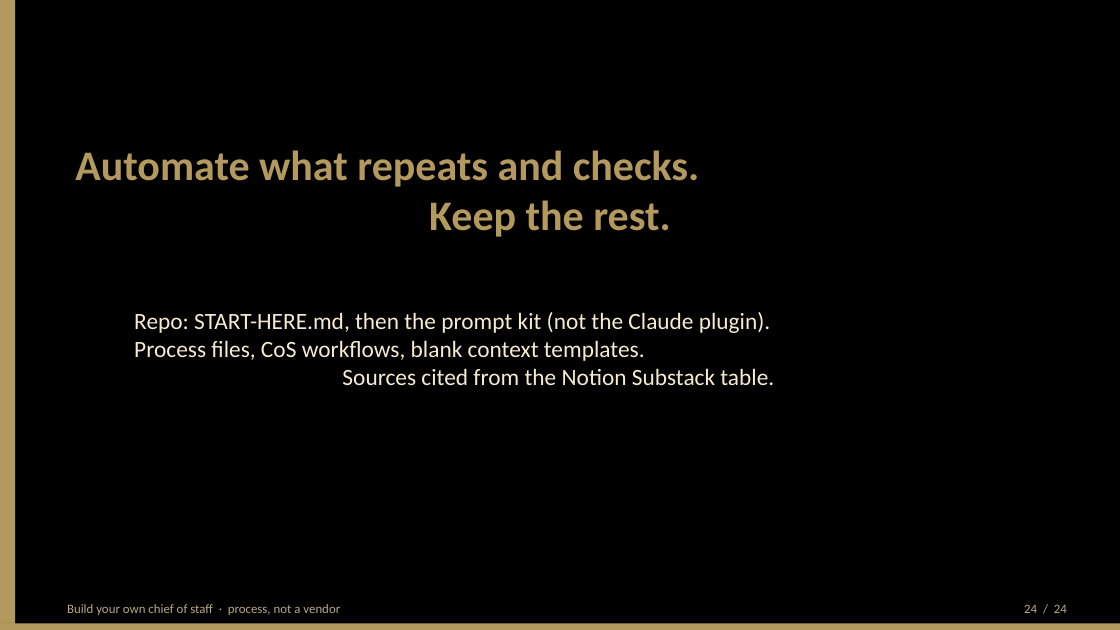
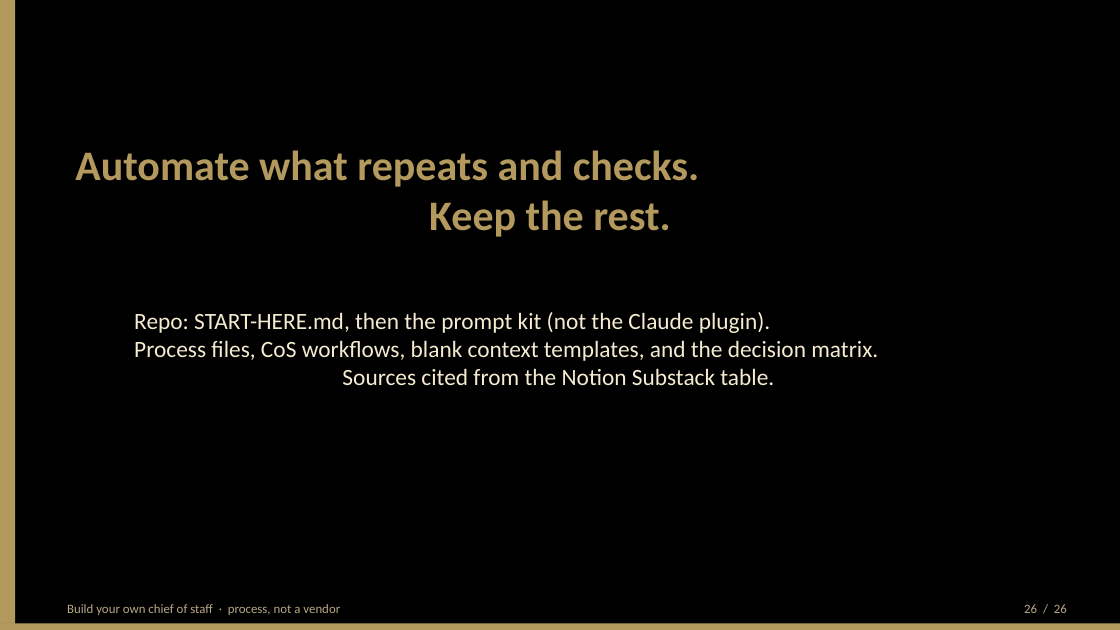
Before and after one commit to BittahCriminal/build-your-own-chief-of-staff, a slide deck: slide 26 of slides/building-your-own-chief-of-staff.pptx (slide 24 before the commit). Drawn at 1120x630 pixels with LibreOffice and Linux fonts; fonts in the diff are those of the drawing. Boxes give left, top, right and bottom in pixels: in the first picture for what was removed or moved away, otherwise in the second. Text is boxed around its words. In the diff, an @@ line names an element or a change of style, - is before the commit and + after.

```diff
--- a/slides/building-your-own-chief-of-staff.pptx
+++ b/slides/building-your-own-chief-of-staff.pptx
@@ text at (134, 312, 878, 385): text changed @@
-Repo: START-HERE.md, then the prompt kit (not the Claude plugin).
-Process files, CoS workflows, blank context templates.
-Sources cited from the Notion Substack table.
+Repo: START-HERE.md, then the prompt kit (not the Claude plugin).
+Process files, CoS workflows, blank context templates, and the decision matrix.
+Sources cited from the Notion Substack table.
@@ text at (1024, 604, 1067, 613): text changed @@
-24 / 24
+26 / 26
```
Also in this commit, not shown: 22 other slides changed, 3 slides added, 1 slide removed, 8 other files.
